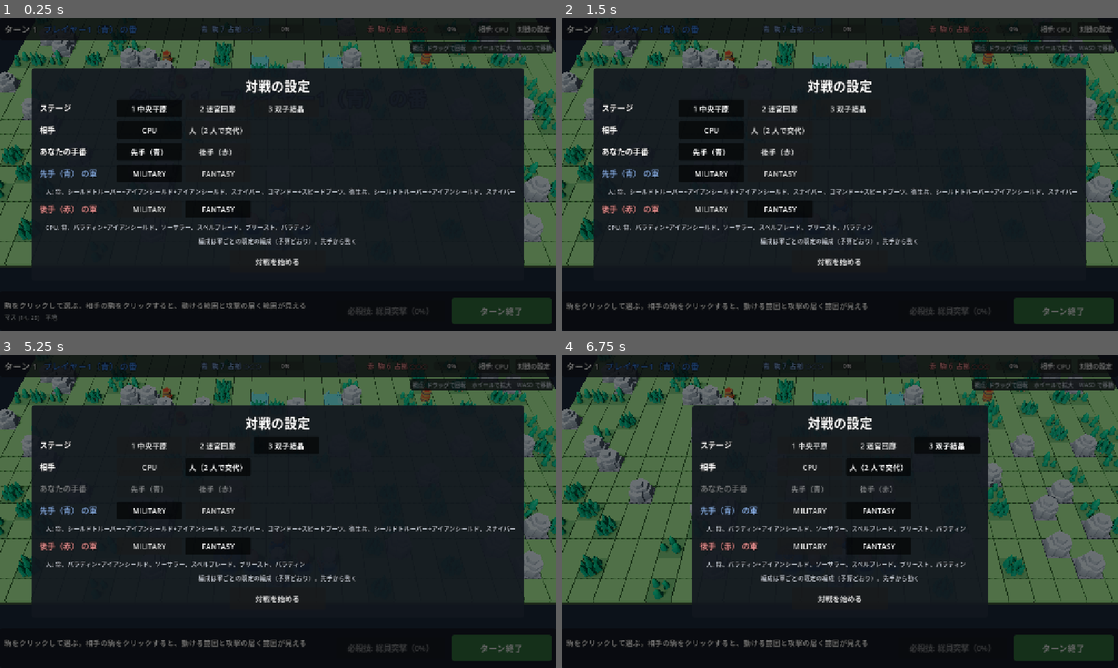
Above: before the commit, frames 1-4 (two rows, left to right).
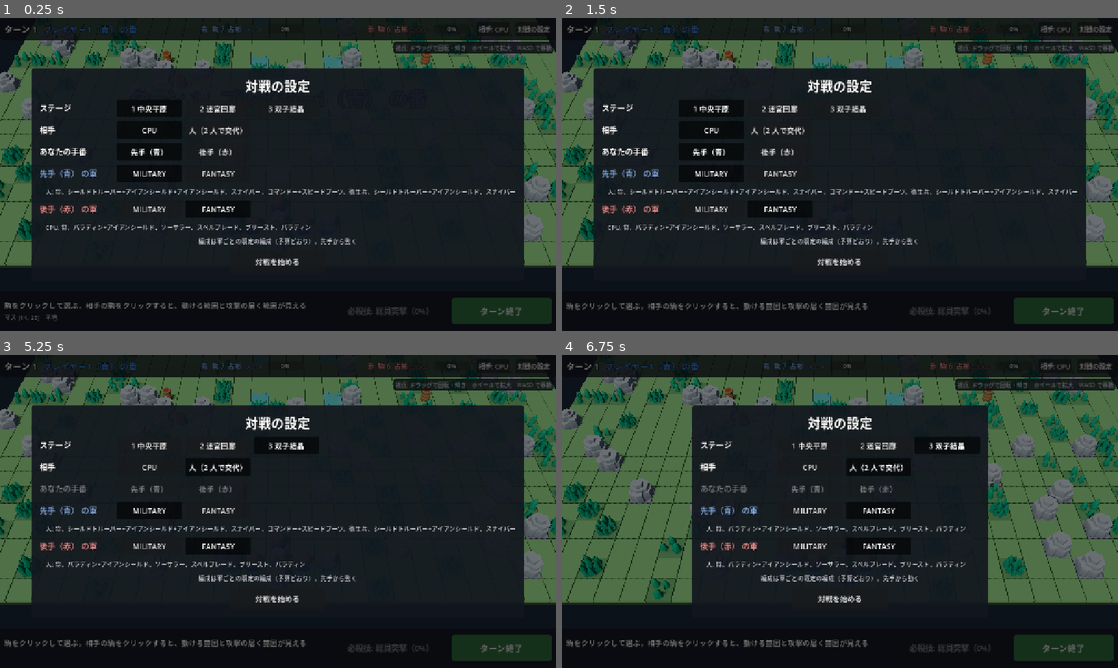
Above: after the commit, the same moments.

Repository: mattyan1053/pj-legion
Game: Godot game, scene res://prototype/board_prototype.tscn
Same seed, same stepped clock (60 frames per second), same inputs: the game is played once before the commit and once after it.
Inputs:
- Up to frame 1 (0.25 s): no input
- Up to frame 2 (1.5 s): click "相手: CPU" at 0.5 s; click "対戦の設定" at 1.25 s
- Up to frame 3 (5.25 s): click "1 中央平原" at 2 s; click "2 迷宮回廊" at 2.75 s; click "3 双子結晶" at 3.5 s; click "CPU" at 4.25 s; click "人（2 人で交代）" at 5 s
- Up to frame 4 (6.75 s): click "MILITARY" at 5.75 s; click "FANTASY" at 6.5 s

The runs differ from the first frame. In frame 1, 0.2% of the frame differs, in the area x 70-84%, y 7-12%; in frame 2, 0.2%; in frame 3, 0.2%; in frame 4, 0.2%.

Commit message:
✨ Tilt the camera with vertical mouse drag
Co-Authored-By: Claude Opus 5.5 <noreply@anthropic.com>
Claude-Session: https://claude.ai/code/session_019skPmyXU8Qn3Gz3RcdjytU

Diff:
--- a/prototype/autoplay.gd
+++ b/prototype/autoplay.gd
@@ -903,7 +903,8 @@
 
 
 ## マウスの入口（押す・動かす・離す）で、クリックとドラッグが見分けられること。cell は駒のいないマス。
-## 動かさずに離せばそのマスのクリック（情報が出る）、動かして離せば視点の回転だけ（何も選ばない）。
+## 動かさずに離せばそのマスのクリック（情報が出る）、動かして離せば視点を回す・傾けるだけ（何も選ばない）。
+## 横の動きで向き、縦の動きで見下ろす角度が変わる。
 func _check_drag(cell: Vector2i) -> void:
 	var at: Vector2 = _scene.cell_screen_position(cell)
 	_mouse_button(at, true)
@@ -924,12 +925,26 @@
 	_mouse_motion(at + Vector2(120, 0), false)
 	_mouse_motion(at + Vector2(180, 0), false)
 	_expect(not is_equal_approx(dragged, yaw) and is_equal_approx(_scene.camera_yaw(), dragged), "ボタンを離したあとも、視点が回り続けた")
-
-
-func _mouse_motion(at: Vector2, held: bool) -> void:
+	# 縦のドラッグ: 下へ動かすと真上からの見下ろしに近づき、上へ動かすと浅くなる。向きは変わらない。
+	yaw = _scene.camera_yaw()
+	var pitch: float = _scene.camera_pitch()
+	_mouse_button(at, true)
+	_mouse_motion(at + Vector2(0, 40), true, Vector2(0, 40))
+	_expect(_scene.camera_pitch() > pitch and is_equal_approx(_scene.camera_yaw(), yaw), "下へのドラッグで、見下ろす角度が深くならなかった")
+	_mouse_motion(at + Vector2(0, -40), true, Vector2(0, -80))
+	_expect(_scene.camera_pitch() < pitch, "上へのドラッグで、見下ろす角度が浅くならなかった")
+	# 斜めに動かすと、向きと角度が同時に変わる。
+	pitch = _scene.camera_pitch()
+	_mouse_motion(at + Vector2(30, 0), true, Vector2(30, 40))
+	_mouse_button(at + Vector2(30, 0), false)
+	_expect(not is_equal_approx(_scene.camera_yaw(), yaw) and _scene.camera_pitch() > pitch, "斜めのドラッグで、向きと角度が同時に変わらなかった")
+	_expect(_scene.info_title() == "" and _scene.selected_unit() == null, "縦のドラッグが、クリックとして扱われた")
+
+
+func _mouse_motion(at: Vector2, held: bool, relative := Vector2(60, 0)) -> void:
 	var motion := InputEventMouseMotion.new()
 	motion.position = at
-	motion.relative = Vector2(60, 0)
+	motion.relative = relative
 	motion.button_mask = MOUSE_BUTTON_MASK_LEFT if held else 0
 	_scene._unhandled_input(motion)
 
--- a/prototype/battle_hud.gd
+++ b/prototype/battle_hud.gd
@@ -560,7 +560,7 @@
 	help_panel.mouse_filter = Control.MOUSE_FILTER_IGNORE
 	add_child(help_panel)
 	var help := _label(13)
-	help.text = "視点: ドラッグで回転　ホイールで拡大　WASD で移動"
+	help.text = "視点: ドラッグで回転・傾き　ホイールで拡大　WASD で移動"
 	help.add_theme_color_override("font_color", COLOR_TEXT_DIM)
 	help.add_theme_constant_override("outline_size", 0)
 	help_panel.add_child(help)
--- a/prototype/board_prototype.gd
+++ b/prototype/board_prototype.gd
@@ -44,10 +44,9 @@
 const COLOR_THREAT := Color(0.95, 0.05, 0.2, 0.62)
 const COLOR_SELECTED := Color(1.0, 0.9, 0.3, 0.9)
 
-## 押してから離すまでにマウスがこれより動いたら、クリックではなくドラッグ（視点の回転）と見る（px）。
+## 押してから離すまでにマウスがこれより動いたら、クリックではなくドラッグ（視点を回す・傾ける）と見る（px）。
+## 回す速さ（感度）は OrbitCamera.drag_sensitivity。
 const DRAG_THRESHOLD := 8.0
-## ドラッグで視点を回す速さ（1 px あたりのラジアン）。
-const DRAG_ROTATE_SPEED := 0.008
 
 ## 駒のそばのメニューの項目の名前。
 const MENU_ATTACK := &"attack"
@@ -205,7 +204,7 @@
 		return
 	if event is InputEventMouseButton and event.button_index == MOUSE_BUTTON_LEFT:
 		if event.pressed:
-			# 押しただけでは何もしない。離すまでに動かなければクリック、動けば視点の回転（駒の上で押したときは、いつもクリック）。
+			# 押しただけでは何もしない。離すまでに動かなければクリック、動けば視点を回す・傾ける（駒の上で押したときは、いつもクリック）。
 			_pressing = true
 			_dragging = false
 			_press_position = event.position
@@ -225,7 +224,7 @@
 			if not _dragging and event.position.distance_to(_press_position) > DRAG_THRESHOLD:
 				_dragging = true
 			if _dragging:
-				_rig.rotate_by(-event.relative.x * DRAG_ROTATE_SPEED)
+				_rig.drag(event.relative)
 	elif event is InputEventMouseButton and event.pressed and event.button_index == MOUSE_BUTTON_RIGHT:
 		cancel()
 	elif event is InputEventKey and event.pressed and not event.echo:
@@ -621,6 +620,16 @@
 ## カメラの向き（回していく先。ラジアン）。検査用。
 func camera_yaw() -> float:
 	return _rig.target_yaw()
+
+
+## カメラの見下ろす角度（傾けていく先。度）。検査用。
+func camera_pitch() -> float:
+	return _rig.target_pitch()
+
+
+## カメラの見下ろす角度を pitch（度）にする（範囲に収める）。スクリーンショットの道具用。
+func set_camera_pitch(pitch: float) -> void:
+	_rig.set_pitch(pitch)
 
 
 ## 左下の情報の枠に出ている文（見出しを除く）。検査用。
--- a/prototype/orbit_camera.gd
+++ b/prototype/orbit_camera.gd
@@ -2,9 +2,13 @@
 ## 盤面を斜めに見下ろすカメラ。
 ##
 ## このノード自身が「見ている地点」で、盤面の上を平行移動する。
-## 向きはマウスのドラッグで好きなだけ回す（rotate_by。呼ぶ側がドラッグを見分ける）か、Q / E で 90 度ずつ回す。
-## 角度は 3 段階、距離はホイールで変える。
+## マウスのドラッグ（drag。呼ぶ側がドラッグを見分ける）で、横の動きで向きを、縦の動きで見下ろす角度を同時に変える。
+## キーでは、Q / E で 90 度ずつ回し、R で見下ろす角度を決まった段（PITCH_PRESETS）へ移す。距離はホイールで変える。
 
+## 見下ろす角度（度。水平から下へ）の範囲。浅いほうは、盤の外が見えすぎない深さ。深いほうは、ほぼ真上。
+const MIN_PITCH := 30.0
+const MAX_PITCH := 85.0
+## R で順に移る角度（度。浅い順）。
 const PITCH_PRESETS: Array[float] = [35.0, 50.0, 68.0]
 const MIN_DISTANCE := 8.0
 const MAX_DISTANCE := 45.0
@@ -14,10 +18,14 @@
 ## カメラが見てよい範囲（盤面の x / z）。
 var bounds := Rect2(0.0, 0.0, 30.0, 30.0)
 var camera: Camera3D
+## ドラッグの感度（1 px あたりのラジアン）。横（向き）にも縦（見下ろす角度）にも同じ値を使う。
+## 設定の画面から変えられるよう、外から書き換えてよい。
+var drag_sensitivity := 0.008
 
 var _pivot: Node3D
 var _target_yaw := 0.0
-var _pitch_index := 1
+## 見下ろす角度の行き先（度）。
+var _target_pitch := PITCH_PRESETS[1]
 var _target_distance := 22.0
 ## 寄っていく先（focus_on で決める）。手で動かしたら、寄るのをやめる。
 var _focus: Vector3
@@ -29,7 +37,7 @@
 func _ready() -> void:
 	_pivot = Node3D.new()
 	add_child(_pivot)
-	_pivot.rotation_degrees.x = -PITCH_PRESETS[_pitch_index]
+	_pivot.rotation_degrees.x = -_target_pitch
 
 	camera = Camera3D.new()
 	camera.fov = 35.0
@@ -47,7 +55,7 @@
 			KEY_E:
 				_target_yaw += PI / 2.0
 			KEY_R:
-				_pitch_index = (_pitch_index + 1) % PITCH_PRESETS.size()
+				_target_pitch = next_pitch_preset(_target_pitch)
 	elif event is InputEventMouseButton and event.pressed:
 		if event.button_index == MOUSE_BUTTON_WHEEL_UP:
 			_target_distance = maxf(MIN_DISTANCE, _target_distance * 0.9)
@@ -55,14 +63,40 @@
 			_target_distance = minf(MAX_DISTANCE, _target_distance * 1.1)
 
 
-## 向きを radians だけ回す（マウスのドラッグ）。
-func rotate_by(radians: float) -> void:
-	_target_yaw += radians
+## マウスのドラッグで relative（px）だけ動かした。盤を掴んで動かす向きに回す。
+## 右へ動かすと盤が右へ回り（カメラは左へ回り込む）、下へ動かすと盤の奥がこちらへ倒れる（真上からの見下ろしに近づく）。
+func drag(relative: Vector2) -> void:
+	_target_yaw -= relative.x * drag_sensitivity
+	_target_pitch = clampf(_target_pitch + rad_to_deg(relative.y * drag_sensitivity), MIN_PITCH, MAX_PITCH)
 
 
 ## 回していく先の向き（ラジアン）。
 func target_yaw() -> float:
 	return _target_yaw
+
+
+## 傾けていく先の見下ろす角度（度）。
+func target_pitch() -> float:
+	return _target_pitch
+
+
+## いまの見下ろす角度（度。動いている途中の値）。
+func current_pitch() -> float:
+	return -_pivot.rotation_degrees.x
+
+
+## 見下ろす角度を pitch（度）にする（範囲に収める）。スクリーンショットの道具用。
+func set_pitch(pitch: float) -> void:
+	_target_pitch = clampf(pitch, MIN_PITCH, MAX_PITCH)
+
+
+## R で移る先: pitch より深い段のうち、いちばん浅いもの。いちばん深い段より深ければ、いちばん浅い段へ戻る。
+## ドラッグで段の間にしていても、そこから次の段へ進む。
+static func next_pitch_preset(pitch: float) -> float:
+	for preset in PITCH_PRESETS:
+		if preset > pitch + 0.5:
+			return preset
+	return PITCH_PRESETS[0]
 
 
 ## point が画面の中央に来るよう、なめらかに寄る。
@@ -96,7 +130,7 @@
 			_focusing = false
 	rotation.y = lerpf(rotation.y, _target_yaw, weight)
 	_pivot.rotation_degrees.x = lerpf(
-		_pivot.rotation_degrees.x, -PITCH_PRESETS[_pitch_index], weight
+		_pivot.rotation_degrees.x, -_target_pitch, weight
 	)
 	camera.position.z = lerpf(camera.position.z, _target_distance, weight)
 
--- /dev/null
+++ b/tests/prototype/test_orbit_camera.gd
@@ -0,0 +1,103 @@
+extends "res://tests/base_test.gd"
+## 盤面を見下ろすカメラ（prototype/orbit_camera.gd）の、ドラッグと見下ろす角度。
+## 木に入れずに組み立て、_process を手で進める。
+
+const OrbitCamera := preload("res://prototype/orbit_camera.gd")
+
+const FRAME := 1.0 / 60.0
+
+
+func _make_rig() -> OrbitCamera:
+	var rig := OrbitCamera.new()
+	rig._pivot = Node3D.new()
+	rig.add_child(rig._pivot)
+	rig.camera = Camera3D.new()
+	rig._pivot.add_child(rig.camera)
+	rig._pivot.rotation_degrees.x = -rig.target_pitch()
+	return rig
+
+
+func _step(rig: OrbitCamera, frames: int) -> void:
+	for i in frames:
+		rig._process(FRAME)
+
+
+func test_horizontal_drag_turns_and_vertical_drag_tilts() -> void:
+	var rig := _make_rig()
+	var pitch := rig.target_pitch()
+	rig.drag(Vector2(50, 0))
+	assert_eq(rig.target_yaw(), -50 * rig.drag_sensitivity, "右へのドラッグで、盤が右へ回る（カメラが左へ回り込む）向きになっていない")
+	assert_eq(rig.target_pitch(), pitch, "横のドラッグで、見下ろす角度が変わった")
+	rig.drag(Vector2(0, 50))
+	assert_true(rig.target_pitch() > pitch, "下へのドラッグで、真上に近づかない")
+	assert_eq(rig.target_yaw(), -50 * rig.drag_sensitivity, "縦のドラッグで、向きが変わった")
+	rig.free()
+
+
+func test_both_axes_share_the_sensitivity() -> void:
+	var rig := _make_rig()
+	rig.drag_sensitivity = 0.004
+	var pitch := rig.target_pitch()
+	rig.drag(Vector2(30, 30))
+	assert_eq(rig.target_yaw(), -30 * 0.004)
+	assert_true(is_equal_approx(rig.target_pitch() - pitch, rad_to_deg(30 * 0.004)), "縦の 1 px あたりの量が、横と違う")
+	rig.free()
+
+
+func test_pitch_stays_between_the_limits() -> void:
+	var rig := _make_rig()
+	rig.drag(Vector2(0, 5000))
+	assert_eq(rig.target_pitch(), OrbitCamera.MAX_PITCH)
+	_step(rig, 300)
+	assert_between(rig.current_pitch(), OrbitCamera.MAX_PITCH - 0.1, OrbitCamera.MAX_PITCH)
+	rig.drag(Vector2(0, -5000))
+	assert_eq(rig.target_pitch(), OrbitCamera.MIN_PITCH)
+	_step(rig, 300)
+	assert_between(rig.current_pitch(), OrbitCamera.MIN_PITCH, OrbitCamera.MIN_PITCH + 0.1)
+	assert_true(OrbitCamera.MIN_PITCH <= OrbitCamera.PITCH_PRESETS[0], "R の段が、ドラッグの範囲の外にある")
+	assert_true(OrbitCamera.PITCH_PRESETS[-1] <= OrbitCamera.MAX_PITCH, "R の段が、ドラッグの範囲の外にある")
+	rig.free()
+
+
+func test_pitch_preset_continues_from_the_dragged_angle() -> void:
+	var presets := OrbitCamera.PITCH_PRESETS
+	assert_eq(OrbitCamera.next_pitch_preset(presets[0]), presets[1])
+	assert_eq(OrbitCamera.next_pitch_preset(presets[1]), presets[2])
+	assert_eq(OrbitCamera.next_pitch_preset(presets[2]), presets[0], "いちばん深い段のあと、浅い段へ戻らない")
+	# ドラッグで段の間にしたら、そこより深い次の段へ。
+	assert_eq(OrbitCamera.next_pitch_preset((presets[0] + presets[1]) / 2.0), presets[1])
+	assert_eq(OrbitCamera.next_pitch_preset(OrbitCamera.MIN_PITCH), presets[0])
+	assert_eq(OrbitCamera.next_pitch_preset(OrbitCamera.MAX_PITCH), presets[0])
+
+
+func test_tilting_is_smooth() -> void:
+	var rig := _make_rig()
+	var before := rig.current_pitch()
+	rig.drag(Vector2(0, 400))
+	_step(rig, 1)
+	var moved := rig.current_pitch() - before
+	assert_true(moved > 0.0 and moved < (rig.target_pitch() - before) * 0.5, "1 フレームで角度が跳んだ（%s 度）" % moved)
+	rig.free()
+
+
+func test_drag_while_following_keeps_following_without_jumping() -> void:
+	var rig := _make_rig()
+	var walker := Node3D.new()
+	walker.position = Vector3(12, 0, 9)
+	rig.follow(walker)
+	_step(rig, 5)
+	var position := rig.position
+	rig.drag(Vector2(80, -60))
+	_step(rig, 1)
+	assert_eq(rig.focus_point(), walker.position, "ドラッグで、追うのをやめた")
+	assert_true(rig.position.distance_to(position) < position.distance_to(walker.position), "ドラッグで、位置が跳んだ")
+	# ドラッグの途中から追い始めても、角度は行き先へ滑らかに移るだけ。
+	var pitch := rig.target_pitch()
+	walker.position = Vector3(3, 0, 20)
+	rig.drag(Vector2(0, 20))
+	_step(rig, 120)
+	assert_true(rig.position.distance_to(walker.position) < 0.5, "追いかけた先へ寄っていない")
+	assert_between(rig.current_pitch(), rig.target_pitch() - 0.1, rig.target_pitch() + 0.1)
+	assert_true(rig.target_pitch() > pitch)
+	walker.free()
+	rig.free()
--- a/tools/screenshots.gd
+++ b/tools/screenshots.gd
@@ -8,6 +8,7 @@
 
 const Queries := preload("res://prototype/battle_queries.gd")
 const TrialSetup := preload("res://prototype/trial_setup.gd")
+const OrbitCamera := preload("res://prototype/orbit_camera.gd")
 
 ## 場面の名前 -> 説明（撮る順）。
 const SCENES := {
@@ -15,6 +16,8 @@
 	"setup_again": "対戦の途中で開いた、対戦の設定画面（閉じて戻れる）",
 	"menu_note": "メニューの項目にマウスを乗せて、説明が出ている",
 	"start": "対戦の始め（ターン 1、何も選んでいない）",
+	"pitch_low": "ドラッグで見下ろす角度をいちばん浅くした（下限）",
+	"pitch_high": "ドラッグで見下ろす角度をいちばん深くした（上限。ほぼ真上）",
 	"move": "自分の駒を選んで、移動範囲と、駒のそばのメニューが出ている",
 	"cell": "駒のいないマスをクリックして、マスの情報が出ている",
 	"menu_moved": "動いたあとのメニュー（攻撃・待機・移動を取り消す）と、攻撃できる相手",
@@ -118,6 +121,18 @@
 	return true
 
 
+func _scene_pitch_low() -> bool:
+	_show()
+	_scene.set_camera_pitch(OrbitCamera.MIN_PITCH)
+	return true
+
+
+func _scene_pitch_high() -> bool:
+	_show()
+	_scene.set_camera_pitch(OrbitCamera.MAX_PITCH)
+	return true
+
+
 func _scene_move() -> bool:
 	_show()
 	# 動ける範囲のいちばん広い駒を選ぶ。
Not shown, added: tests/prototype/test_orbit_camera.gd.uid
Not shown, changed: docs/battle-view.md
Not shown, changed: docs/screenshots.md
